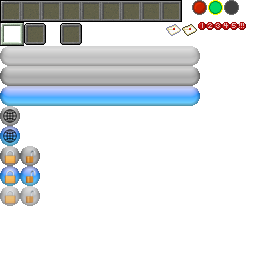
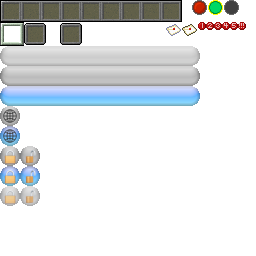
Layers edited between the first and the second 256 x 256 image:
"Lock": opacity 100% → 80% over left=0, top=146, right=40, bottom=206
"Lang": opacity 100% → 80% over left=0, top=106, right=20, bottom=146
"Main": opacity 100% → 80% over left=0, top=46, right=200, bottom=106
